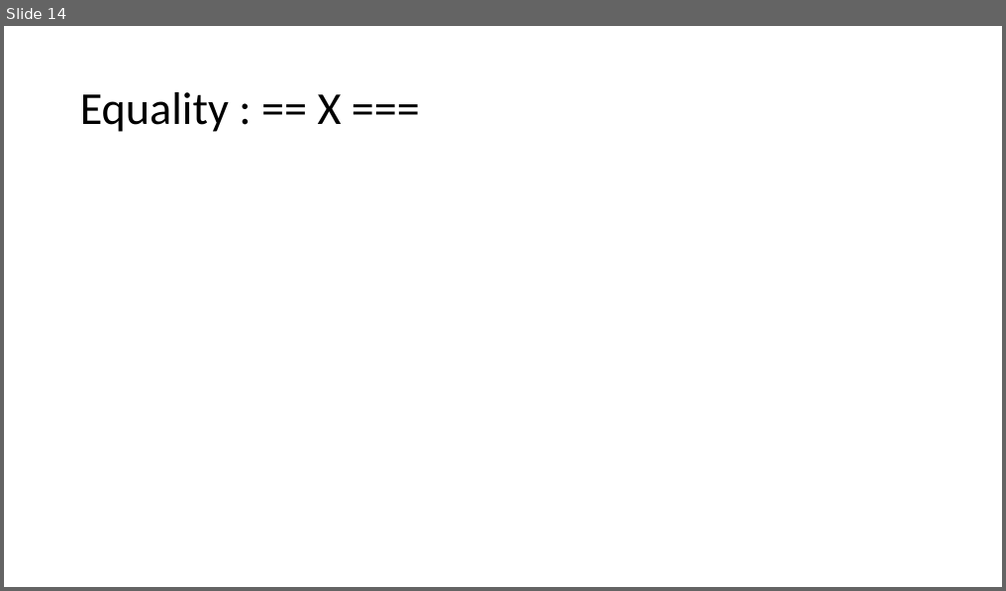
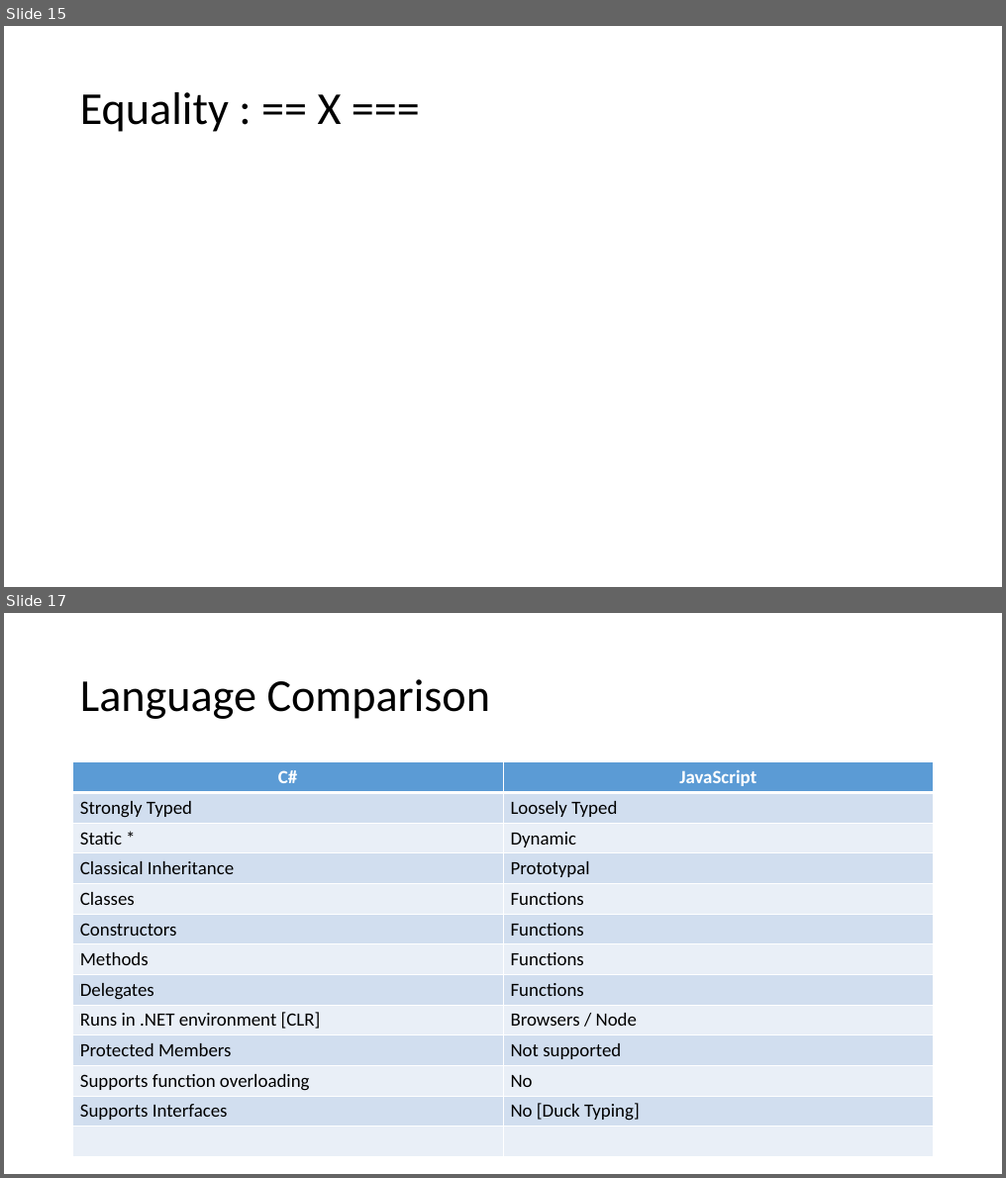
Before and after one commit to prasadhonrao/Training, a slide deck: Presentations/JavaScript - Language Features.pptx. Shown one above the other, each under a label of ours: slide 14 before the commit, slides 15 and 17 after it; the slides between them are not shown. The pictures are 1006x591 and 1006x1178 pixels, drawn with LibreOffice and Linux fonts; fonts in the diff are those of the drawing. Boxes give left, top, right and bottom in pixels: in the first picture for what was removed or moved away, otherwise in the second. Text is boxed around its words. In the diff, an @@ line names an element or a change of style, - is before the commit and + after.

```diff
--- a/Presentations/JavaScript - Language Features.pptx
+++ b/Presentations/JavaScript - Language Features.pptx
@@ slide 17 added at (4, 613, 1002, 1174), background #FFFFFF @@
@@ title added at (80, 679, 491, 719), 44 pt, text #000000 @@
+Language Comparison
@@ table added at (73, 762, 934, 1157), 13 rows, 2 columns @@
+C# | JavaScript
+Strongly Typed | Loosely Typed
+Static * | Dynamic
+Classical Inheritance | Prototypal
+Classes | Functions
+Constructors | Functions
+Methods | Functions
+Delegates | Functions
+Runs in .NET environment [CLR] | Browsers / Node
+Protected Members | Not supported
+Supports function overloading | No
+Supports Interfaces | No [Duck Typing]
+ | 
@@ what was slide 14 is now slide 15 @@
```
Also in this commit, not shown: 8 slides changed, 3 other slides added, 1 other file.
